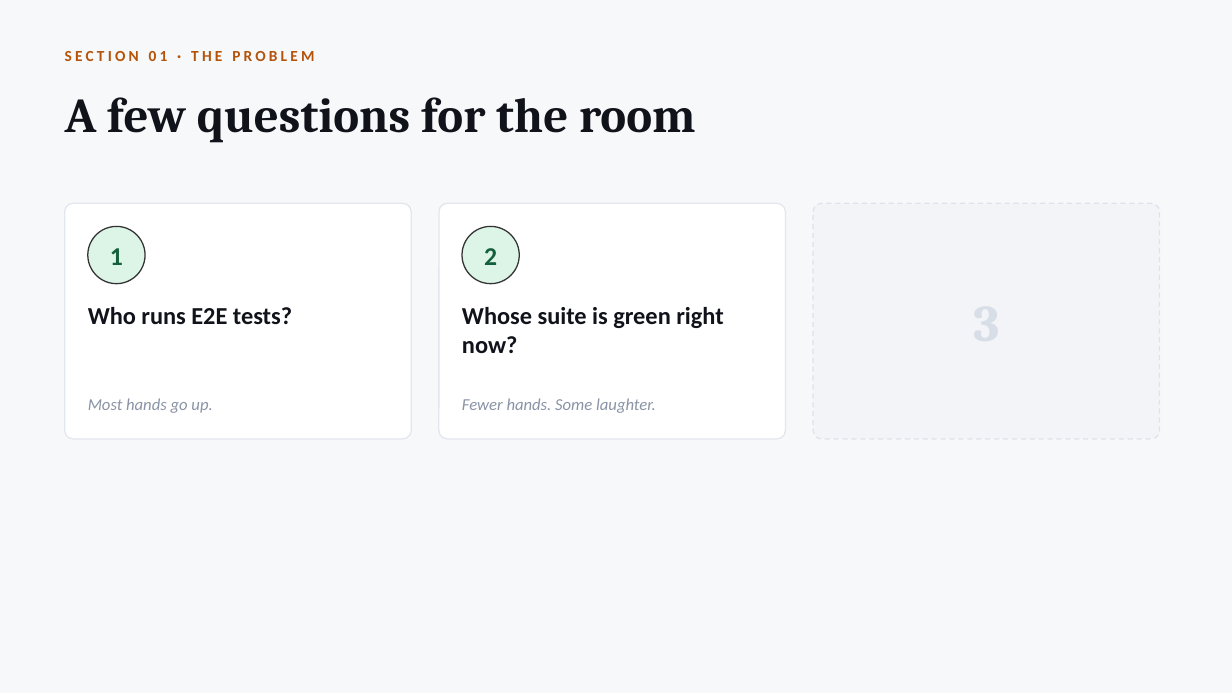
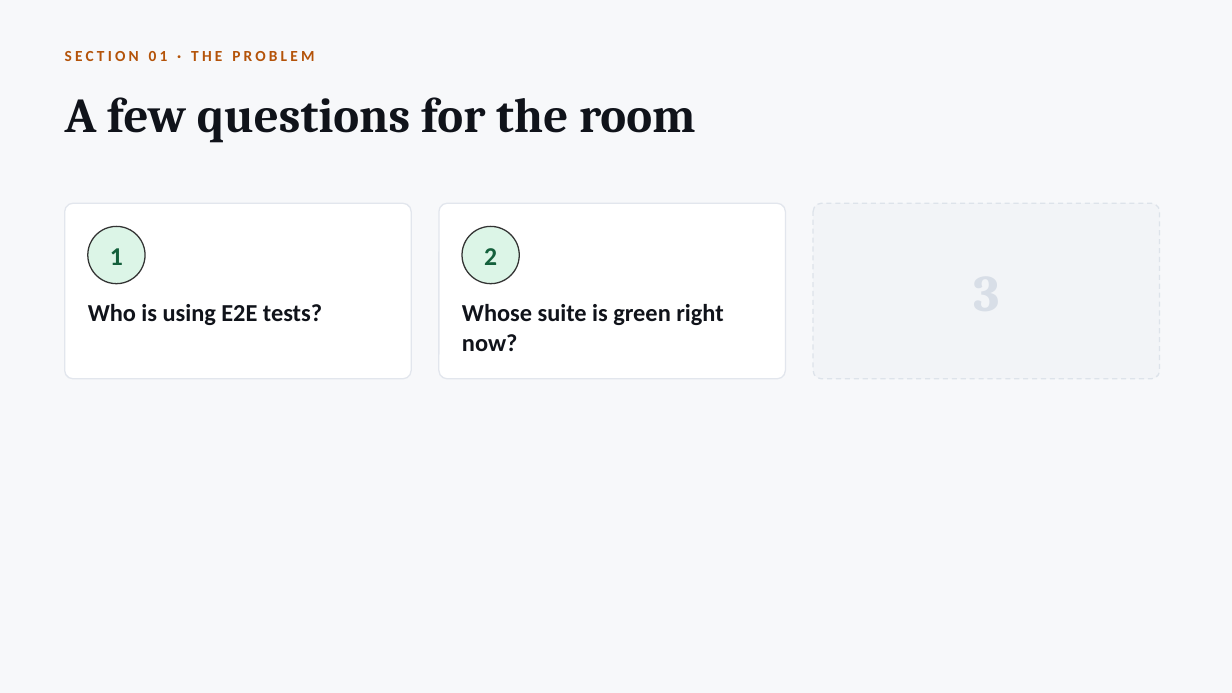
Before and after one commit to radzivil/nx-scaling-e2e-tests-with-atomizer, a slide deck: slide 5 of talk/Scaling-E2E-Tests-with-Nx.pptx. Drawn at 1232x693 pixels with LibreOffice and Linux fonts; fonts in the diff are those of the drawing. Boxes give left, top, right and bottom in pixels: in the first picture for what was removed or moved away, otherwise in the second. Text is boxed around its words. In the diff, an @@ line names an element or a change of style, - is before the commit and + after.

```diff
--- a/talk/Scaling-E2E-Tests-with-Nx.pptx
+++ b/talk/Scaling-E2E-Tests-with-Nx.pptx
@@ rounded rectangle: place and size @@
-rounded rectangle at (65, 203, 411, 439)
+rounded rectangle at (65, 203, 411, 379)
@@ rounded rectangle: place and size @@
-rounded rectangle at (439, 203, 786, 439)
+rounded rectangle at (439, 203, 786, 379)
@@ proportions changed in 3 elements at (65, 203, 411, 379), (439, 203, 786, 379), (813, 203, 1160, 379) @@
@@ rounded rectangle: place and size @@
-rounded rectangle at (813, 203, 1160, 439)
+rounded rectangle at (813, 203, 1160, 379)
@@ text at (88, 304, 322, 325): text changed @@
-Who runs E2E tests?
+Who is using E2E tests?
@@ text removed at (88, 398, 212, 413) @@
-Most hands go up.
@@ text removed at (462, 398, 656, 413) @@
-Fewer hands. Some laughter.
```
Also in this commit, not shown: 2 other slides changed, 3 other files.
